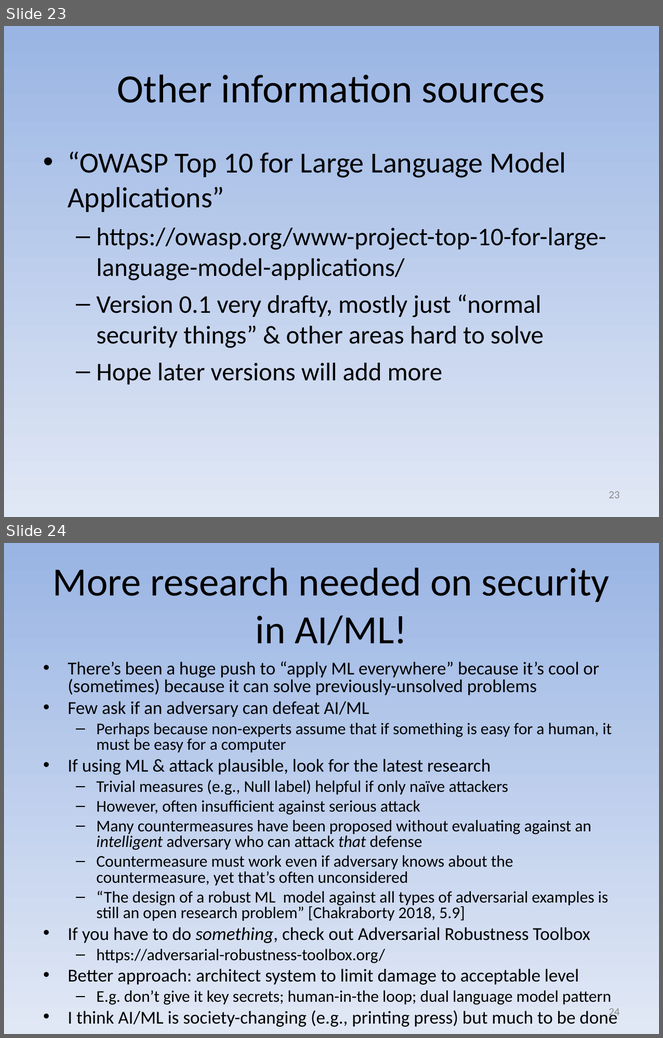
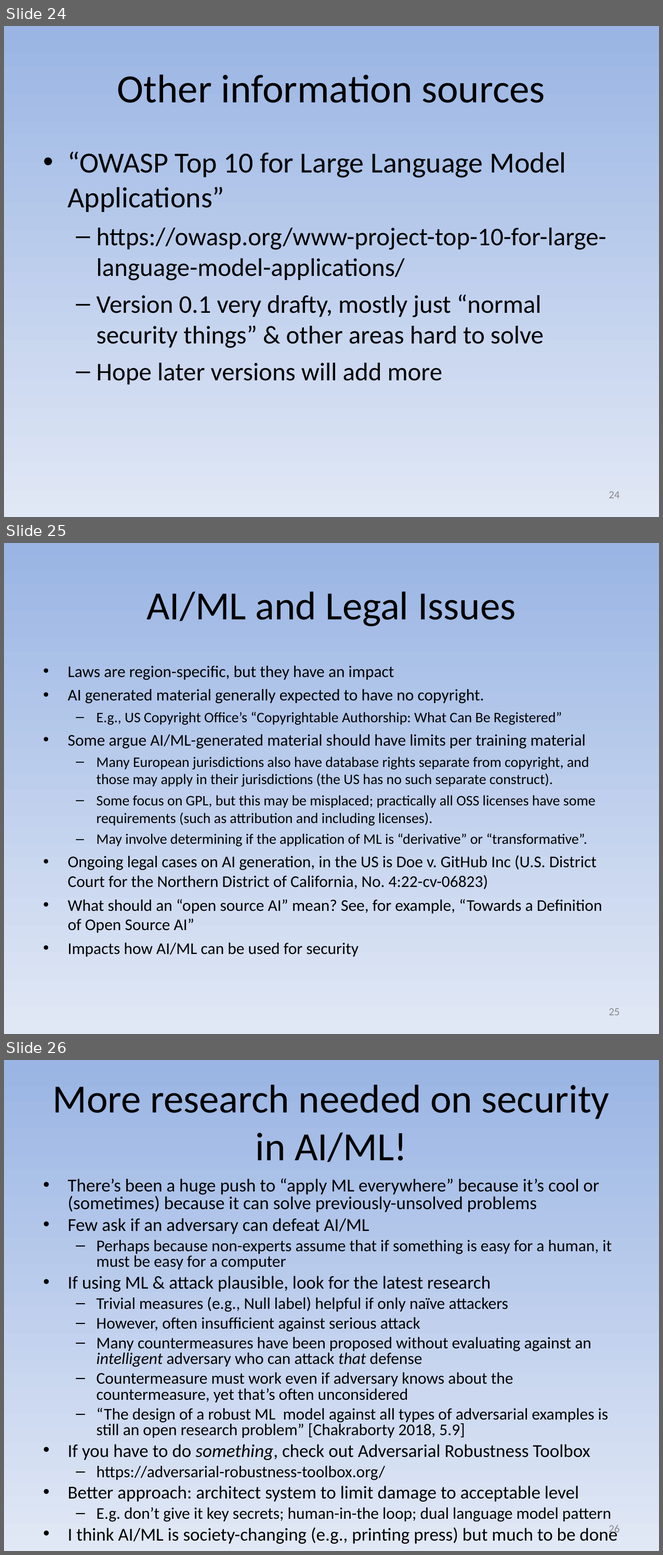
Before and after one commit to david-a-wheeler/david-a-wheeler.github.io, a slide deck: secure-class/presentations/Secure-Software-10-Misc.ppt. Shown one above the other, each under a label of ours: slides 23 and 24 before the commit, slides 24, 25 and 26 after it. The pictures are 663x1038 and 663x1555 pixels, drawn with LibreOffice and Linux fonts; fonts in the diff are those of the drawing. Boxes give left, top, right and bottom in pixels: in the first picture for what was removed or moved away, otherwise in the second. Text is boxed around its words. In the diff, an @@ line names an element or a change of style, - is before the commit and + after.

```diff
--- a/secure-class/presentations/Secure-Software-10-Misc.ppt
+++ b/secure-class/presentations/Secure-Software-10-Misc.ppt
@@ slide 25 added at (4,543,659,1034), background gradient #9AB5E4 to #E1E8F5 @@
@@ title added at (146,591,516,627), 44 pt, text #000000 @@
+AI/ML and Legal Issues
@@ text added at (68,666,603,957), 16 pt, text #000000 @@
+• Laws are region-specific, but they have an impact
+• AI generated material generally expected to have no copyright.
+  – E.g., US Copyright Office’s “Copyrightable Authorship: What Can Be Registered”
+• Some argue AI/ML-generated material should have limits per training material
+  – Many European jurisdictions also have database rights separate from copyright, and those may apply in their jurisdictions (the US has no such separate construct).
+  – Some focus on GPL, but this may be misplaced; practically all OSS licenses have some requirements (such as attribution and including licenses).
+  – May involve determining if the application of ML is “derivative” or “transformative”.
+• Ongoing legal cases on AI generation, in the US is Doe v. GitHub Inc (U.S. District Court for the Northern District of California, No. 4:22-cv-06823)
+• What should an “open source AI” mean? See, for example, “Towards a Definition of Open Source AI”
+• Impacts how AI/ML can be used for security
@@ page number added at (609,1008,620,1016), 12 pt, text #898989 @@
+25
@@ what was slide 23 is now slide 24 @@
@@ page number at (609,491,620,499): text changed @@
-23
+24
@@ what was slide 24 is now slide 26 @@
@@ page number at (609,1525,620,1536): text changed @@
-24
+26
```
Also in this commit, not shown: 4 slides changed, 1 other slide added, 1 other file.
